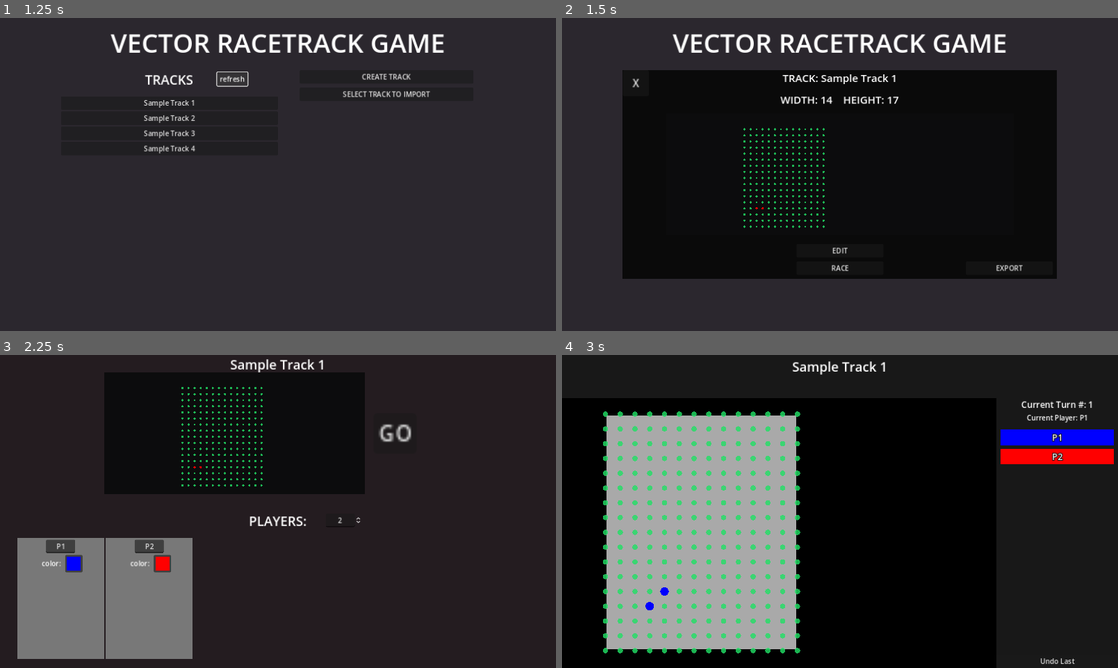
Above: before the commit, frames 1-4 (two rows, left to right).
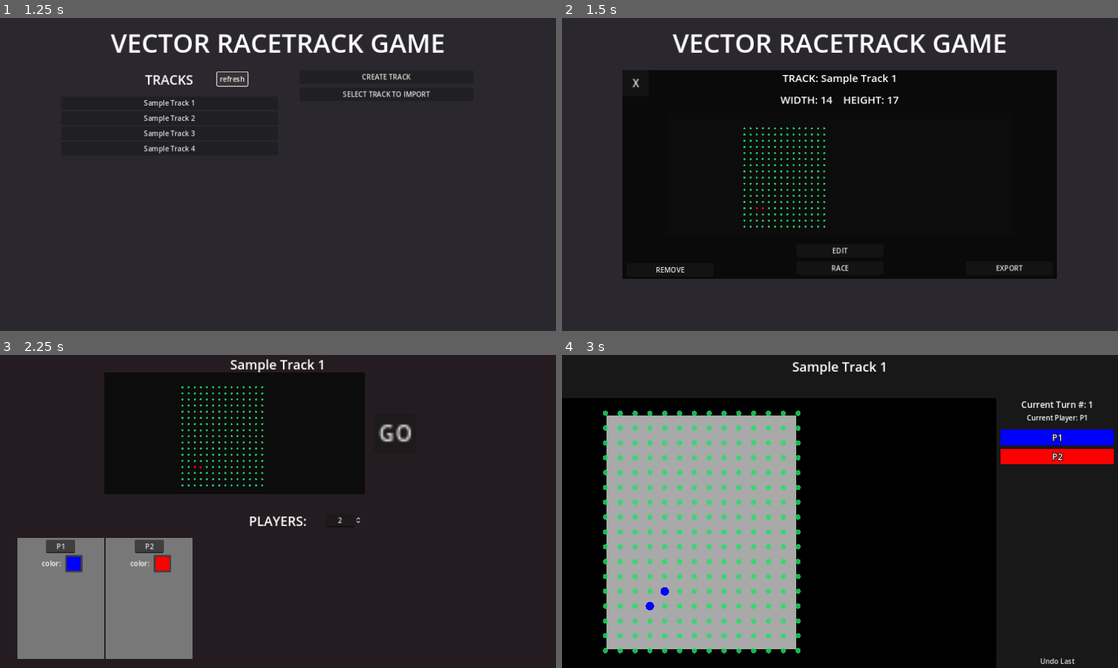
Above: after the commit, the same moments.

Repository: alexduggan1/alexduggan1.github.io
Game: Godot game, scene res://rootnode.tscn
Two runs of this game, one before a commit and one after it. Both use one fixed random seed, a clock stepped at 60 frames per second and the inputs below.
Inputs:
- Up to frame 1 (1.25 s): click "refresh" at 0.5 s
- Up to frame 2 (1.5 s): click "Sample Track 1" at 1.25 s
- Up to frame 3 (2.25 s): click "RACE" at 2 s
- Up to frame 4 (3 s): click "GO" at 2.75 s

Frame 1 is identical in both runs. In frame 2, 0.4% of the frame differs, in the area x 17-48%, y 34-82%; in frame 3, 0.3%; in frame 4, 0.8%, in the area x 7-43%, y 17-96%.

Commit message:
update vector racetrack game again

Diff:
--- a/SeniorProject/VectorRacetrack/GridOrigin.gd
+++ b/SeniorProject/VectorRacetrack/GridOrigin.gd
@@ -36,7 +36,7 @@
 	#maxWidth = get_parent_control().size.x - 120
 	#maxHeight = get_parent_control().size.y - 120
 
-	var maxPixelsPerDot = min(maxWidth / trackInfo.trackWidth, maxHeight / trackInfo.trackHeight)
+	var maxPixelsPerDot: float = float(min(float(maxWidth) / float(trackInfo.trackWidth), float(maxHeight) / float(trackInfo.trackHeight)))
 	#print(maxPixelsPerDot)
 
 
--- a/SeniorProject/VectorRacetrack/LevelEditor.gd
+++ b/SeniorProject/VectorRacetrack/LevelEditor.gd
@@ -164,11 +164,124 @@
 	var valid = true
 	if(len(trackInfo.startingPoints) == 0):
 		valid = false
+		$InvalidTrackDialog.dialog_text = "Invalid Track:\nTrack does not have any starting points."
 		$InvalidTrackDialog.show()
-
+	else:
+		for startingPoint in trackInfo.startingPoints:
+			if(check_valid(startingPoint) == "unraceable"):
+				valid = false
+				$InvalidTrackDialog.dialog_text = "Invalid Track:\nOne or more starting points are not on raceable track."
+				$InvalidTrackDialog.show()
 	if(valid):
-		$TopPart/SaveButton/FileDialog.show()
-		$TopPart/SaveButton/FileDialog.current_path = trackInfo.trackName.replacen(" ", "").replacen("\t", "")
+		var anyEndzone = false
+		for wall in trackInfo.walls:
+			if(wall.endzone):
+				anyEndzone = true
+		if(! anyEndzone):
+			valid = false
+			$InvalidTrackDialog.dialog_text = "Invalid Track:\nTrack does not have any end zones."
+			$InvalidTrackDialog.show()
+
+
+		if(valid):
+			$TopPart/SaveButton/FileDialog.show()
+			$TopPart/SaveButton/FileDialog.current_path = trackInfo.trackName.replacen(" ", "").replacen("\t", "")
+
+func check_valid(pos):
+	var sortedWalls: Array[MainMenu.TrackInfo.Wall] = trackInfo.walls.duplicate()
+	sortedWalls.sort_custom(sort_ascending)
+
+	var wallsInside: Array[MainMenu.TrackInfo.Wall] = []
+
+	var result = "unraceable"
+
+	for wall in sortedWalls:
+		if(Geometry2D.is_point_in_polygon(pos, wall.points)):
+			print_debug("point in polygon")
+			print_debug(wall.layer)
+
+			wallsInside.append(wall)
+
+
+
+	var wally = wallsInside[len(wallsInside)-1]
+	var on_a_line = false
+	var lines_on: Array[PackedVector2Array]
+	for i in range(len(wally.points)):
+		var p1 = wally.points[i]
+		var p2
+		if(i + 1 == len(wally.points)):
+			p2 = wally.points[0]
+		else:
+			p2 = wally.points[i + 1]
+
+		print_debug(Geometry2D.get_closest_point_to_segment(pos, p1, p2))
+		if(Geometry2D.get_closest_point_to_segment(pos, p1, p2) == pos):
+			print_debug("on line")
+			on_a_line = true
+
+			lines_on.append(PackedVector2Array([p1, p2]))
+
+
+	if(on_a_line):
+		print_debug(len(lines_on))
+		if(len(lines_on) == 1):
+			print_debug("line")
+
+			# check all the way around
+			var currentPoint = Vector2(0, 0.3)
+
+			var all_around = "raceable"
+
+			for i in range(360):
+				currentPoint = currentPoint.rotated(deg_to_rad(1))
+				var res = "unraceable"
+				for w in sortedWalls:
+					if(Geometry2D.is_point_in_polygon(pos + currentPoint, w.points)):
+						#print(w.raceable)
+						if(w.raceable):
+							res = "raceable"
+						else:
+							res = "unraceable"
+				#print(res)
+				if(res == "unraceable"):
+					all_around = "unraceable"
+
+			return all_around
+
+
+		if(len(lines_on) == 2):
+			print_debug("corner")
+
+			# check all the way around
+			var currentPoint = Vector2(0, 0.3)
+
+			var all_around = "raceable"
+
+			for i in range(360):
+				currentPoint = currentPoint.rotated(deg_to_rad(1))
+				var res = "unraceable"
+				for w in sortedWalls:
+					if(Geometry2D.is_point_in_polygon(pos + currentPoint, w.points)):
+						#print(w.raceable)
+						if(w.raceable):
+							res = "raceable"
+						else:
+							res = "unraceable"
+				#print(res)
+				if(res == "unraceable"):
+					all_around = "unraceable"
+
+			return all_around
+
+
+	if(! on_a_line):
+		if(wally.raceable):
+			result = "raceable"
+			if(wally.endzone):
+				result = "endzone"
+
+	return(result)
 
 
 func _on_file_dialog_confirmed():
--- a/SeniorProject/VectorRacetrack/Race.gd
+++ b/SeniorProject/VectorRacetrack/Race.gd
@@ -215,41 +215,6 @@
 
 			return all_around
 
-			"""
-			# get line direction
-			var line_dir = Vector2(lines_on[0][1] - lines_on[0][0]).normalized()
-			print_debug(line_dir)
-			var line_normal = Vector2(line_dir.y, -line_dir.x).normalized()
-			print_debug(line_normal)
-			var point1 = pos + line_normal * 0.3
-			var point2 = pos - line_normal * 0.3
-
-			var type1 = "unraceable"
-			for w in sortedWalls:
-				if(Geometry2D.is_point_in_polygon(point1, w.points)):
-					if(w.raceable): type1 = "raceable"
-					if(w.endzone): type1 = "endzone"
-			var type2 = "unraceable"
-			for w in sortedWalls:
-				if(Geometry2D.is_point_in_polygon(point2, w.points)):
-					if(w.raceable): type2 = "raceable"
-					if(w.endzone): type2 = "endzone"
-
-			print(type1)
-			print(type2)
-
-			# if one of them is unraceable, then this seg can't be stepped on
-			if(type1 == "unraceable" or type2 == "unraceable"):
-				# if either side is unraceable
-				result = "unraceable"
-			elif(type1 == "raceable" and type2 == "raceable"):
-				# if both sides are raceable
-				result = "raceable"
-			elif((type1 == "raceable" and type2 == "endzone") or (type1 == "endzone" and type2 == "raceable")):
-				# if one side is raceable and the other side is endzone
-				result = "raceable"
-			"""
-
 
 		if(len(lines_on) == 2):
 			print_debug("corner")
--- a/SeniorProject/VectorRacetrack/TrackMenu.gd
+++ b/SeniorProject/VectorRacetrack/TrackMenu.gd
@@ -81,3 +81,79 @@
 	raceMenu.setup(trackInfo, rootNode)
 	rootNode.add_child(raceMenu)
 	self.queue_free()
+
+
+func _on_remove_button_pressed():
+	var whatLookingFor = ""
+
+	for file in DirAccess.get_files_at("user://"):
+		if(file.get_extension() == "json"):
+			var file2 = FileAccess.open("user://" + file, FileAccess.READ)
+
+			var trackData = JSON.parse_string(file2.get_as_text())
+
+			var trackN: String = trackData["track_name"]
+			var trackW: int = trackData["track_width"]
+			var trackH: int = trackData["track_height"]
+
+			var trackWalls: Array[MainMenu.TrackInfo.Wall]
+
+			for wallData in trackData["walls"]:
+				var wallPoints: Array[Vector2]
+				for pointData in wallData["points"]:
+					var wallPoi: Vector2
+					wallPoi.x = pointData["x"]
+					wallPoi.y = pointData["y"]
+					wallPoints.append(wallPoi)
+				var wallRa = wallData["raceable"]
+				var wallLay = wallData["layer"]
+				var wallEnd = false
+				if(wallData.has("endzone")):
+					wallEnd = wallData["endzone"]
+				var trackWall = MainMenu.TrackInfo.Wall.new(PackedVector2Array(wallPoints), wallRa, wallLay, wallEnd)
+				trackWalls.append(trackWall)
+
+			var trackStarts: Array[Vector2]
+			for startPoint in trackData["starting_points"]:
+				trackStarts.append(Vector2(startPoint["x"], startPoint["y"]))
+
+			var newTrack = MainMenu.TrackInfo.new(trackN, trackW, trackH, trackWalls, trackStarts)
+
+			if(newTrack.trackName == trackInfo.trackName):
+				if(newTrack.trackHeight == trackInfo.trackHeight and newTrack.trackWidth == trackInfo.trackWidth):
+					if(len(newTrack.startingPoints) == len(trackInfo.startingPoints)):
+						var match_starting_points = true
+						for i in range(len(newTrack.startingPoints)):
+							if(newTrack.startingPoints[i] != trackInfo.startingPoints[i]):
+								match_starting_points = false
+
+						if(match_starting_points):
+							if(len(newTrack.walls) == len(trackInfo.walls)):
+								var match_walls = true
+								for j in range(len(newTrack.walls)):
+									var newWall = newTrack.walls[j]
+									var otherWall = trackInfo.walls[j]
+
+									if(newWall.layer == otherWall.layer and newWall.raceable == otherWall.raceable and newWall.endzone == otherWall.endzone):
+										if(len(newWall.points) == len(otherWall.points)):
+											var match_wall_points = true
+											for k in range(len(newWall.points)):
+												if(newWall.points[k] == otherWall.points[k]):
+													pass
+												else:
+													match_wall_points = false
+											if(match_wall_points == false):
+												match_walls = false
+									else:
+										match_walls = false
+
+								if(match_walls):
+									whatLookingFor = file
+
+	print_debug(whatLookingFor)
+	if(whatLookingFor != ""):
+		DirAccess.remove_absolute("user://" + whatLookingFor)
+		print_debug("removed")
+
+		self.queue_free()
+		rootNode.reload_track_list()
--- a/SeniorProject/VectorRacetrack/level_editor.tscn
+++ b/SeniorProject/VectorRacetrack/level_editor.tscn
@@ -143,6 +143,18 @@
 grow_vertical = 0
 script = ExtResource("3_nlblx")
 
+[node name="AddWallButton" type="Button" parent="MainPart"]
+layout_mode = 1
+anchors_preset = 2
+anchor_top = 1.0
+anchor_bottom = 1.0
+offset_left = 95.0
+offset_top = -52.0
+offset_right = 345.0
+offset_bottom = -21.0
+grow_vertical = 0
+text = "Add Wall"
+
 [node name="RightPart" type="Control" parent="."]
 layout_mode = 1
 anchors_preset = 3
@@ -155,20 +167,12 @@
 grow_horizontal = 0
 grow_vertical = 0
 
-[node name="AddWallButton" type="Button" parent="RightPart"]
-layout_mode = 1
-anchors_preset = 10
-anchor_right = 1.0
-offset_top = -42.0
-offset_bottom = -11.0
-grow_horizontal = 2
-text = "Add Wall"
-
 [node name="WallsTitle" type="Label" parent="RightPart"]
 layout_mode = 1
 anchors_preset = 10
 anchor_right = 1.0
-offset_bottom = 29.0
+offset_top = -1.0
+offset_bottom = 28.0
 grow_horizontal = 2
 text = "WALLS"
 label_settings = SubResource("LabelSettings_s3avc")
@@ -206,4 +210,4 @@
 [connection signal="confirmed" from="TopPart/SaveButton/FileDialog" to="." method="_on_file_dialog_confirmed"]
 [connection signal="pressed" from="TopPart/CloseButton" to="." method="_on_close_button_pressed"]
 [connection signal="confirmed" from="TopPart/CloseButton/ConfirmationDialog" to="." method="_on_confirmation_dialog_confirmed"]
-[connection signal="pressed" from="RightPart/AddWallButton" to="." method="_on_add_wall_button_pressed"]
+[connection signal="pressed" from="MainPart/AddWallButton" to="." method="_on_add_wall_button_pressed"]
--- a/SeniorProject/VectorRacetrack/track_menu.tscn
+++ b/SeniorProject/VectorRacetrack/track_menu.tscn
@@ -133,6 +133,18 @@
 grow_vertical = 0
 text = "EXPORT"
 
+[node name="RemoveButton" type="Button" parent="Background/BottomZone"]
+layout_mode = 1
+anchors_preset = 2
+anchor_top = 1.0
+anchor_bottom = 1.0
+offset_left = 9.0
+offset_top = -36.0
+offset_right = 209.0
+offset_bottom = -5.0
+grow_vertical = 0
+text = "REMOVE"
+
 [node name="MiddleZone" type="ColorRect" parent="Background"]
 layout_mode = 1
 anchors_preset = 8
@@ -164,3 +176,4 @@
 [connection signal="pressed" from="Background/BottomZone/RaceButton" to="." method="_on_race_button_pressed"]
 [connection signal="pressed" from="Background/BottomZone/EditButton" to="." method="_on_edit_button_pressed"]
 [connection signal="pressed" from="Background/BottomZone/ExportButton" to="." method="_on_export_button_pressed"]
+[connection signal="pressed" from="Background/BottomZone/RemoveButton" to="." method="_on_remove_button_pressed"]
Not shown, changed: SeniorProject/VectorRacetrack/build/web/index.html
Not shown, changed: SeniorProject/VectorRacetrack/build/web/index.pck
